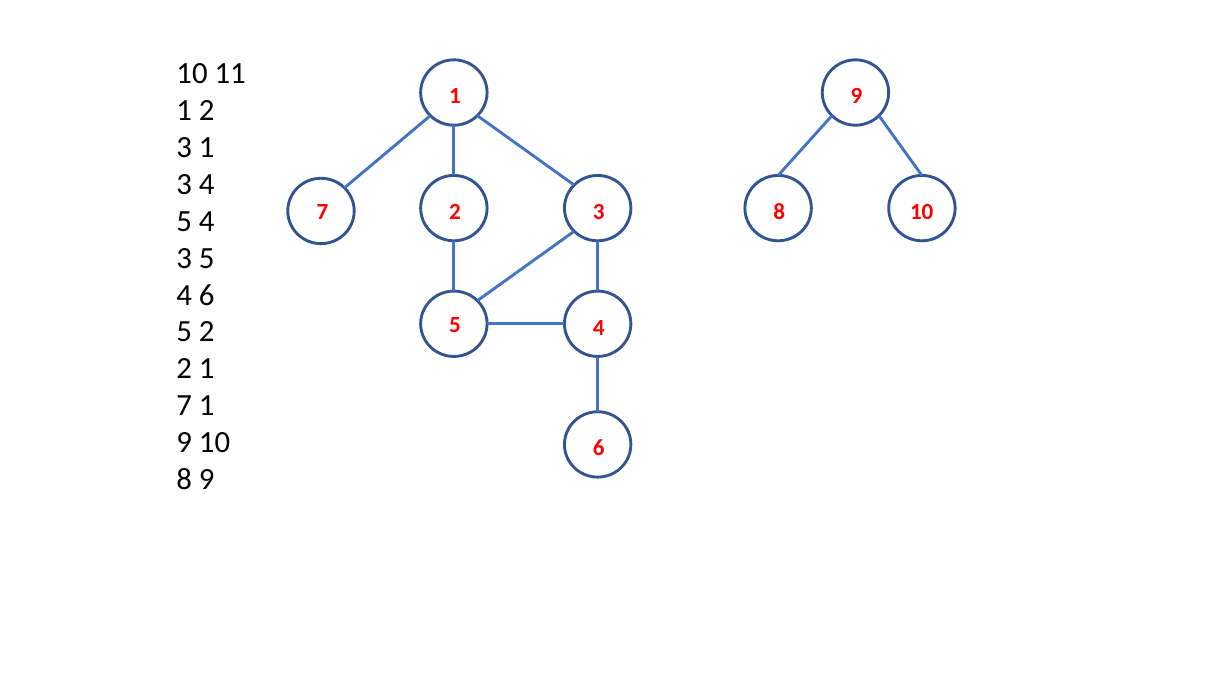
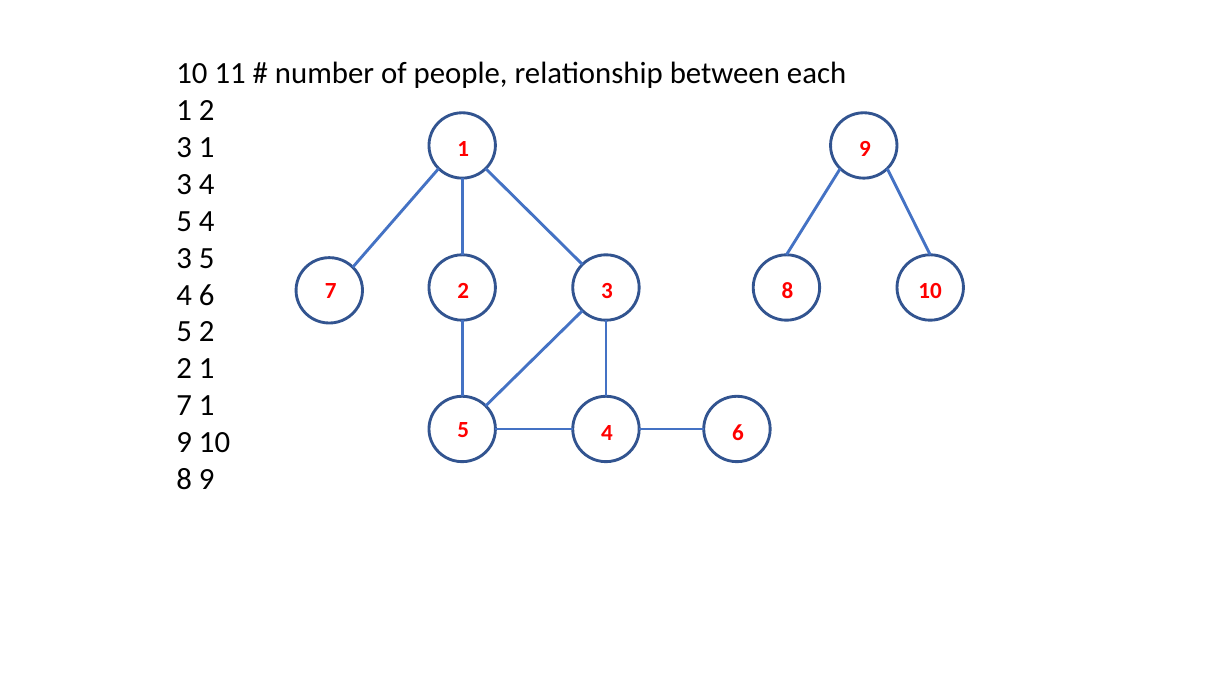
Before and after one commit to admiralrua/Algorithms-illustrated-by-Python, a slide deck: slide 4 of example/Illustration.pptx. Drawn at 1232x693 pixels with LibreOffice and Linux fonts; fonts in the diff are those of the drawing. Boxes give left, top, right and bottom in pixels: in the first picture for what was removed or moved away, otherwise in the second. Text is boxed around its words. In the diff, an @@ line names an element or a change of style, - is before the commit and + after.

```diff
--- a/example/Illustration.pptx
+++ b/example/Illustration.pptx
@@ text at [176,61,846,88]: text changed @@
-10 11
+10 11 # number of people, relationship between each
@@ 2 texts, 2 ellipses: place and size @@
-2 texts, 2 ellipses at [421,60,889,126]
+2 texts, 2 ellipses at [429,113,897,178]
@@ line moved from (431, 116) - (345, 188) to (439, 168) - (353, 267) @@
@@ line moved from (454, 126) - (454, 176) to (462, 178) - (462, 255) @@
@@ line moved from (478, 116) - (574, 185) to (486, 168) - (582, 264) @@
@@ line moved from (832, 116) - (778, 176) to (840, 168) - (787, 255) @@
@@ line moved from (922, 176) - (879, 116) to (931, 255) - (887, 168) @@
@@ 5 texts, 5 ellipses: place and size @@
-5 texts, 5 ellipses at [287,176,956,244]
+5 texts, 5 ellipses at [296,255,964,323]
@@ line moved from (454, 241) - (454, 291) to (462, 321) - (462, 396) @@
@@ line moved from (574, 231) - (478, 300) to (582, 311) - (486, 406) @@
@@ line moved from (598, 241) - (598, 291) to (606, 321) - (606, 396) @@
@@ ellipse: place and size @@
-ellipse at [565,412,631,478]
+ellipse at [704,396,771,462]
@@ text "6": place and size @@
-text "6" at [593,439,605,455]
+text "6" at [732,424,744,440]
@@ 2 texts, 2 ellipses, 1 line: place and size @@
-2 texts, 2 ellipses, 1 line at [421,291,631,357]
+2 texts, 2 ellipses, 1 line at [429,396,640,462]
@@ line moved from (598, 412) - (598, 357) to (704, 429) - (640, 429) @@
```
